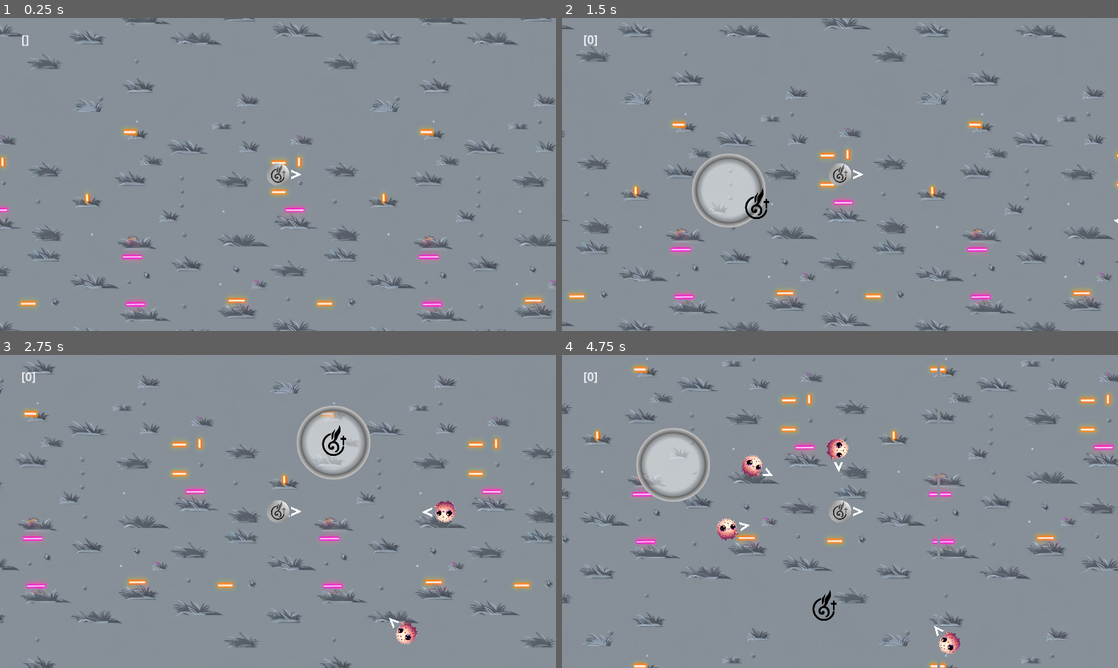
Above: before the commit, frames 1-4 (two rows, left to right).
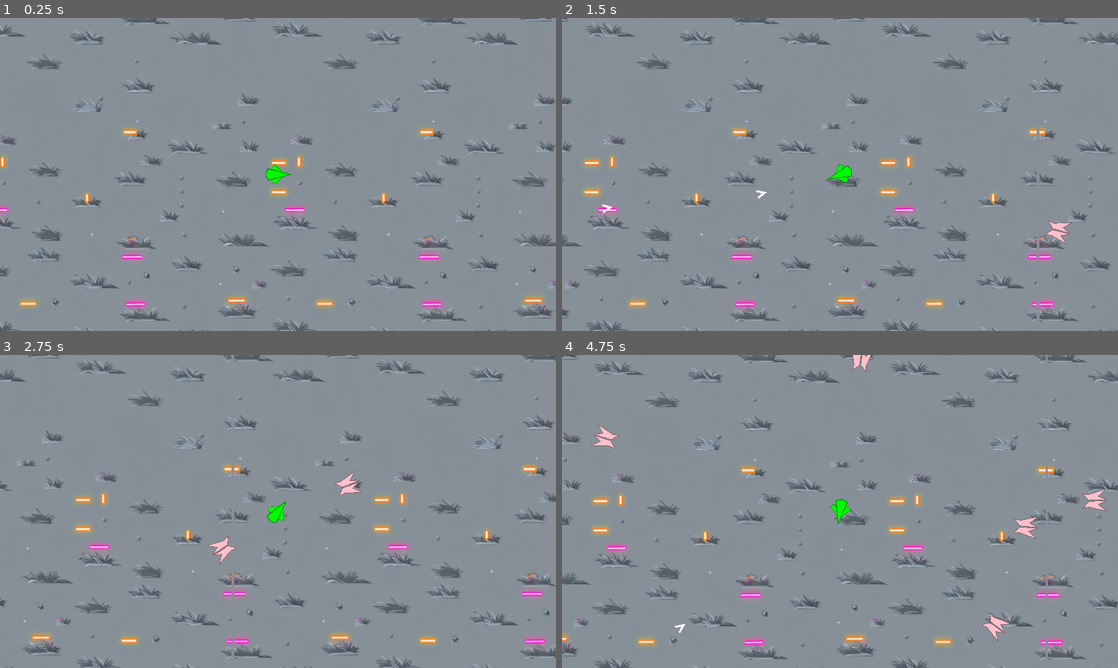
Above: after the commit, the same moments.

Repository: Pneumaturgy/PorNada
Game: Godot game, scene res://Scenes/Main.tscn
The game is run twice, just before and just after one commit, with the same random seed, the same clock (stepped at 60 frames per second) and the same inputs.
Inputs (mouse positions are in pixels of both pictures, inside the frame that each line leads up to):
- Up to frame 1 (0.25 s): no input
- Up to frame 2 (1.5 s): tap Enter at 0.5 s; move the mouse to (962, 158) at 0.52 s; press the mouse at (962, 158) at 0.53 s; hold D (move_right) 0.53-1.25 s; right-click (962, 158) at 0.8 s; release the mouse at (962, 158) at 1.25 s; drag from (728, 190) to (812, 237) at 1.27 s
- Up to frame 3 (2.75 s): move the mouse to (333, 442) at 2.02 s; press the mouse at (333, 442) at 2.03 s; hold D (move_right) from 2.03 s (still down); right-click (333, 442) at 2.3 s
- Up to frame 4 (4.75 s): release D (move_right) at 2.75 s; release the mouse at (895, 442) at 2.75 s; drag from (812, 574) to (1006, 511) at 2.77 s; move the mouse to (1006, 558) at 3.52 s; hold A (move_left) 3.53-4.25 s; hold Shift 3.53-4.25 s; click (1006, 558) at 3.67 s; right-click (1006, 558) at 3.8 s; drag from (673, 464) to (823, 608) at 4.27 s

The runs differ from the first frame. In frame 1, 0.3% of the frame differs, in the area x 4-55%, y 5-54%; in frame 2, 15%; in frame 3, 15%; in frame 4, 17%, in the area x 0-100%, y 0-100%.

Commit message:
Added Modulate Children script

Diff:
--- a/Scenes/Alien.tscn
+++ b/Scenes/Entities/Alien.tscn
@@ -1,9 +1,9 @@
 [gd_scene load_steps=8 format=3 uid="uid://jhbskamdetoa"]
 
-[ext_resource type="Script" path="res://Scripts/alien.gd" id="1_xdxhu"]
-[ext_resource type="Texture2D" uid="uid://dtbxfpjb5gx83" path="res://Assets/2D/Sprites/nastyone.png" id="2_dr1yf"]
-[ext_resource type="PackedScene" uid="uid://1jagskp0ppiw" path="res://Scenes/Payloads/AlienPayload.tscn" id="2_kka2w"]
-[ext_resource type="Texture2D" uid="uid://bi0nfwxtxmqmv" path="res://Assets/2D/Vectors/Arrow.svg" id="3_m1kmf"]
+[ext_resource type="Script" path="res://Scripts/alien.gd" id="1_np063"]
+[ext_resource type="PackedScene" uid="uid://1jagskp0ppiw" path="res://Scenes/Payloads/AlienPayload.tscn" id="2_h40t5"]
+[ext_resource type="Texture2D" uid="uid://dcujo8pp1pecq" path="res://Assets/2D/Sprites/Funk.png" id="3_acmx8"]
+[ext_resource type="Script" path="res://Scripts/modulate_children.gd" id="3_kn7h7"]
 
 [sub_resource type="CircleShape2D" id="CircleShape2D_mly5f"]
 
@@ -23,18 +23,28 @@
 "speed": 30.0
 }
 
-[node name="AlienSprite" type="Sprite2D" parent="."]
+[node name="AlienGraphics" type="Node2D" parent="."]
+rotation = -1.5708
+script = ExtResource("3_kn7h7")
+color = "Pink"
+
+[node name="Sprites" type="Node2D" parent="AlienGraphics"]
+
+[node name="MainBody1" type="Sprite2D" parent="AlienGraphics/Sprites"]
+texture_filter = 1
+position = Vector2(5, 0)
 scale = Vector2(0.05, 0.05)
-texture = ExtResource("2_dr1yf")
+texture = ExtResource("3_acmx8")
+
+[node name="MainBody2" type="Sprite2D" parent="AlienGraphics/Sprites"]
+texture_filter = 1
+position = Vector2(-5, 0)
+rotation = 3.14159
+scale = Vector2(0.05, -0.05)
+texture = ExtResource("3_acmx8")
 
 [node name="CollisionShape2D" type="CollisionShape2D" parent="."]
 shape = SubResource("CircleShape2D_mly5f")
-
-[node name="AimingDirection" type="Sprite2D" parent="."]
-position = Vector2(16, 0)
-rotation = 1.5708
-scale = Vector2(0.02, 0.02)
-texture = ExtResource("3_m1kmf")
 
 [node name="AttackRange" type="Area2D" parent="."]
 collision_mask = 128
--- /dev/null
+++ b/Scenes/Entities/Player.tscn
@@ -0,0 +1,66 @@
+[gd_scene load_steps=8 format=3 uid="uid://dp3v34nxlp5eb"]
+
+[ext_resource type="Script" path="res://Scripts/player.gd" id="1_sauiu"]
+[ext_resource type="PackedScene" uid="uid://h15ss10g57uf" path="res://Scenes/Payloads/DefaultPayload.tscn" id="2_7ujtl"]
+[ext_resource type="PackedScene" uid="uid://dwxpty4m3mpmh" path="res://Scenes/MobileUIOverlay.tscn" id="3_ktc1t"]
+[ext_resource type="Script" path="res://Scripts/modulate_children.gd" id="4_8dknf"]
+[ext_resource type="Texture2D" uid="uid://blaevsnlogl4h" path="res://Assets/2D/Sprites/Triangle.png" id="5_27yn6"]
+[ext_resource type="Texture2D" uid="uid://bi0nfwxtxmqmv" path="res://Assets/2D/Vectors/Arrow.svg" id="6_b0qbc"]
+
+[sub_resource type="CircleShape2D" id="CircleShape2D_mly5f"]
+
+[node name="Player" type="CharacterBody2D"]
+collision_layer = 129
+script = ExtResource("1_sauiu")
+current_payload = ExtResource("2_7ujtl")
+
+[node name="MobileUiOverlay" parent="." instance=ExtResource("3_ktc1t")]
+visible = false
+
+[node name="CharacterGraphics" type="Node2D" parent="."]
+script = ExtResource("4_8dknf")
+color = "Green"
+
+[node name="Sprites" type="Node2D" parent="CharacterGraphics"]
+
+[node name="Main" type="Sprite2D" parent="CharacterGraphics/Sprites"]
+texture_filter = 1
+rotation = -1.5708
+scale = Vector2(0.05, 0.05)
+texture = ExtResource("5_27yn6")
+
+[node name="Rifle2" type="Sprite2D" parent="CharacterGraphics/Sprites"]
+texture_filter = 1
+position = Vector2(-1.85773e-07, -4.25)
+rotation = -1.0472
+scale = Vector2(0.025, 0.025)
+texture = ExtResource("5_27yn6")
+
+[node name="Rifle1" type="Sprite2D" parent="CharacterGraphics/Sprites"]
+texture_filter = 1
+position = Vector2(1.85773e-07, 4.25)
+rotation = -2.0944
+scale = Vector2(0.025, 0.025)
+texture = ExtResource("5_27yn6")
+
+[node name="CollisionShape2D" type="CollisionShape2D" parent="."]
+visible = false
+shape = SubResource("CircleShape2D_mly5f")
+
+[node name="AimingDirection" type="Sprite2D" parent="."]
+visible = false
+position = Vector2(16, 0)
+rotation = 1.5708
+scale = Vector2(0.02, 0.02)
+texture = ExtResource("6_b0qbc")
+
+[node name="Camera2D" type="Camera2D" parent="."]
+zoom = Vector2(4, 4)
+
+[node name="FireRateTimer" type="Timer" parent="."]
+wait_time = 0.3
+
+[connection signal="use_touch_aim_vector" from="MobileUiOverlay" to="." method="_on_mobile_ui_overlay_use_touch_aim_vector"]
+[connection signal="use_touch_move_multiplier" from="MobileUiOverlay" to="." method="_on_mobile_ui_overlay_use_touch_move_multiplier"]
+[connection signal="use_touch_move_vector" from="MobileUiOverlay" to="." method="_on_mobile_ui_overlay_use_touch_move_vector"]
+[connection signal="timeout" from="FireRateTimer" to="." method="_on_fire_rate_timer_timeout"]
--- a/Scenes/Main.tscn
+++ b/Scenes/Main.tscn
@@ -1,7 +1,7 @@
 [gd_scene load_steps=5 format=3 uid="uid://cwurvkxkotcjx"]
 
 [ext_resource type="Script" path="res://Scripts/Main.gd" id="1_oqb2v"]
-[ext_resource type="PackedScene" uid="uid://dp3v34nxlp5eb" path="res://Scenes/Player.tscn" id="2_463pk"]
+[ext_resource type="PackedScene" uid="uid://dp3v34nxlp5eb" path="res://Scenes/Entities/Player.tscn" id="2_463pk"]
 [ext_resource type="PackedScene" uid="uid://id3yyslh6dji" path="res://Scenes/AlienSpawner.tscn" id="3_osgbh"]
 [ext_resource type="PackedScene" uid="uid://dody11on1j6u8" path="res://Scenes/Background.tscn" id="4_rrqsw"]
 
--- a/Scenes/Player.tscn
+++ /dev/null
@@ -1,40 +0,0 @@
-[gd_scene load_steps=7 format=3 uid="uid://dp3v34nxlp5eb"]
-
-[ext_resource type="Script" path="res://Scripts/player.gd" id="1_0towx"]
-[ext_resource type="PackedScene" uid="uid://h15ss10g57uf" path="res://Scenes/Payloads/DefaultPayload.tscn" id="2_5ich6"]
-[ext_resource type="Texture2D" uid="uid://da7fce4v5uasj" path="res://Assets/2D/Sprites/pneumaturgylogo_new_180x.png" id="2_6ho0i"]
-[ext_resource type="Texture2D" uid="uid://bi0nfwxtxmqmv" path="res://Assets/2D/Vectors/Arrow.svg" id="3_ffhe0"]
-[ext_resource type="PackedScene" uid="uid://dwxpty4m3mpmh" path="res://Scenes/MobileUIOverlay.tscn" id="3_qwxjb"]
-
-[sub_resource type="CircleShape2D" id="CircleShape2D_mly5f"]
-
-[node name="Player" type="CharacterBody2D"]
-collision_layer = 129
-script = ExtResource("1_0towx")
-current_payload = ExtResource("2_5ich6")
-
-[node name="MobileUiOverlay" parent="." instance=ExtResource("3_qwxjb")]
-
-[node name="Sprite2D" type="Sprite2D" parent="."]
-scale = Vector2(0.16, 0.16)
-texture = ExtResource("2_6ho0i")
-
-[node name="CollisionShape2D" type="CollisionShape2D" parent="."]
-shape = SubResource("CircleShape2D_mly5f")
-
-[node name="AimingDirection" type="Sprite2D" parent="."]
-position = Vector2(16, 0)
-rotation = 1.5708
-scale = Vector2(0.02, 0.02)
-texture = ExtResource("3_ffhe0")
-
-[node name="Camera2D" type="Camera2D" parent="."]
-zoom = Vector2(4, 4)
-
-[node name="FireRateTimer" type="Timer" parent="."]
-wait_time = 0.3
-
-[connection signal="use_touch_aim_vector" from="MobileUiOverlay" to="." method="_on_mobile_ui_overlay_use_touch_aim_vector"]
-[connection signal="use_touch_move_multiplier" from="MobileUiOverlay" to="." method="_on_mobile_ui_overlay_use_touch_move_multiplier"]
-[connection signal="use_touch_move_vector" from="MobileUiOverlay" to="." method="_on_mobile_ui_overlay_use_touch_move_vector"]
-[connection signal="timeout" from="FireRateTimer" to="." method="_on_fire_rate_timer_timeout"]
--- a/Scripts/AlienSpawner.gd
+++ b/Scripts/AlienSpawner.gd
@@ -6,7 +6,7 @@
 @export var spawn_quantity = 3
 @export var maximum_distance = 1.1
 
-const alien_scene = preload("res://Scenes/Alien.tscn")
+const alien_scene = preload("res://Scenes/Entities/Alien.tscn")
 
 @export var max_alien_count: int = 50
 
--- /dev/null
+++ b/Scripts/modulate_children.gd
@@ -0,0 +1,20 @@
+extends Node2D
+class_name modulate_children
+
+@export var color : String
+
+var to_modulate = {}
+
+func _ready():
+	for index in self.get_child(0).get_children().size():
+		to_modulate[index] = get_child(0).get_child(index)
+	for index in to_modulate:
+		to_modulate[index].self_modulate = Color(color)
+	print(to_modulate)
+
+
+func anim_fire():
+	pass
+
+func anim_rifle_follow():
+	pass
--- a/Scripts/player.gd
+++ b/Scripts/player.gd
@@ -8,12 +8,17 @@
 @onready var aiming_direction = $AimingDirection
 @onready var fire_rate_timer = $FireRateTimer
 
+## Mobile Controls Feature Flag.
+## Ensure you enable visibility of the overlay if you tick this.
+@export var use_mobile : bool
+
 var firing_offset = 20
 var weapon_ready = true
 
 var touch_move_vector = Vector2(0, 0)
 var touch_aim_vector = Vector2(0, 0)
 var speed_multiplier : float
+#@onready var player_animation = $CharacterSprite/PlayerAnimation
 
 func _ready():
 	fire_rate_timer.wait_time = fire_rate
@@ -21,32 +26,35 @@
 #region Input Vectors
 
 func get_input():
-	if !$MobileUiOverlay.visible:
+	if !use_mobile:
 		var input_direction = Input.get_vector("move_left", "move_right", "move_up", "move_down")
 		velocity = input_direction * get_property("speed")
 	else:
 		velocity = touch_move_vector * (speed_multiplier * get_property("speed"))
 
 func _on_mobile_ui_overlay_use_touch_move_vector(move_vector):
-	touch_move_vector = move_vector
+	if use_mobile:
+		touch_move_vector = move_vector
 
 
 func _on_mobile_ui_overlay_use_touch_aim_vector(aim_vector):
-	touch_aim_vector = aim_vector
-	self.rotation = aim_vector.angle()
+	if use_mobile:
+		touch_aim_vector = aim_vector
+		self.rotation = aim_vector.angle()
 
 
 func _on_mobile_ui_overlay_use_touch_move_multiplier(_speed_multiplier):
-	speed_multiplier = _speed_multiplier
+	if use_mobile:
+		speed_multiplier = _speed_multiplier
 
 
 #endregion
 
 func _input(event):
-	if event is InputEventMouseMotion and !$MobileUiOverlay.visible:
+	if event is InputEventMouseMotion and !use_mobile:
 		look_at(get_global_mouse_position())
 
-	if event is InputEventJoypadMotion and !$MobileUiOverlay.visible:
+	if event is InputEventJoypadMotion and !use_mobile:
 		var input_aim_direction = Input.get_vector("aim_left", "aim_right", "aim_up", "aim_down")
 		if abs(input_aim_direction.x) >= joypad_dead_zone or abs(input_aim_direction.y) >= joypad_dead_zone:
 			self.rotation = input_aim_direction.angle()
@@ -56,6 +64,7 @@
 			get_tree().quit()
 
 	if Input.is_action_pressed("fire") and weapon_ready:
+
 		fire(current_payload)
 		weapon_ready = false
 		fire_rate_timer.start()
@@ -72,6 +81,7 @@
 	new_payload.global_position = aiming_direction.global_position + (direction * firing_offset)
 	new_payload.rotation = self.rotation
 	get_parent().add_child(new_payload)
+	#player_animation.play("player_shoot")
 
 func _on_fire_rate_timer_timeout():
 	weapon_ready = true
--- a/project.godot
+++ b/project.godot
@@ -94,7 +94,7 @@
 }
 fire={
 "deadzone": 0.5,
-"events": [Object(InputEventMouseButton,"resource_local_to_s …(202 unchanged characters)… ctor2(0, 0),"factor":1.0,"button_index":2,"canceled":false,"pressed":false,"double_click":false,"script":null)
+"events": [Object(InputEventMouseButton,"resource_local_to_s …(202 unchanged characters)… ctor2(0, 0),"factor":1.0,"button_index":1,"canceled":false,"pressed":false,"double_click":false,"script":null)
 , Object(InputEventJoypadButton,"resource_local_to_scene":false,"resource_name":"","device":-1,"button_index":0,"pressure":0.0,"pressed":false,"script":null)
 , Object(InputEventJoypadMotion,"resource_local_to_scene":false,"resource_name":"","device":-1,"axis":5,"axis_value":1.0,"script":null)
 ]
Binary file added: Assets/2D/Sprites/Funk.png
Not shown, changed: Assets/2D/Sprites/Funk.png.import
Binary file removed: Assets/2D/Sprites/SpriteSheets/Character.png
Not shown, removed: Assets/2D/Sprites/SpriteSheets/Character.png.import
Binary file removed: Assets/2D/Sprites/SpriteSheets/CharacterShoot.png
Not shown, removed: Assets/2D/Sprites/SpriteSheets/CharacterShoot.png.import
Binary file removed: Assets/2D/Sprites/SpriteSheets/Enemy.png
Binary file removed: Assets/2D/Sprites/SpriteSheets/EnemyAttack.png
Binary file added: Assets/2D/Sprites/Triangle.png
Not shown, changed: Assets/2D/Sprites/Triangle.png.import
Not shown: 1 places in Scenes/Entities/Alien.tscn that only renumber resources
Renamed: Scenes/Entity.tscn -> Scenes/Entities/Entity.tscn
